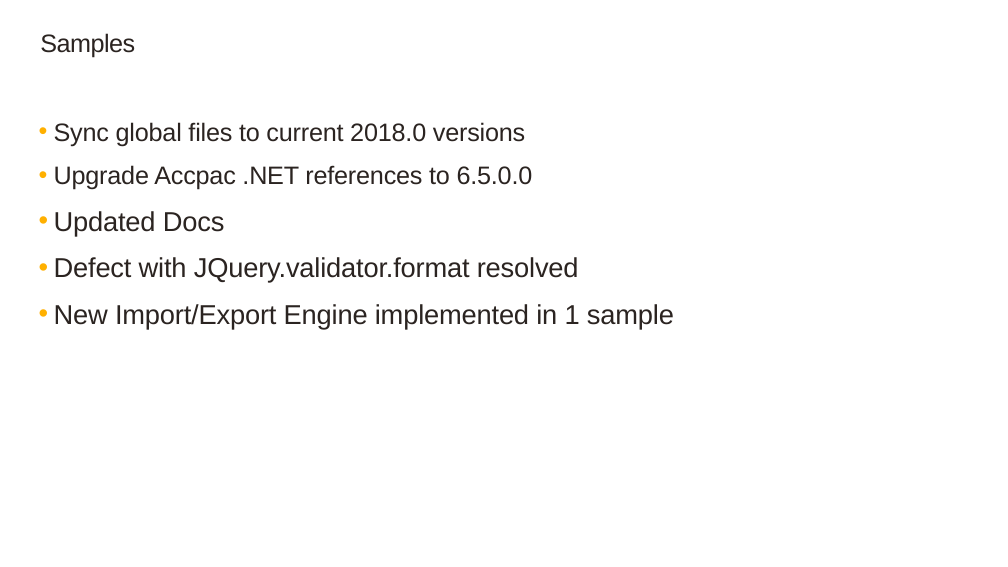
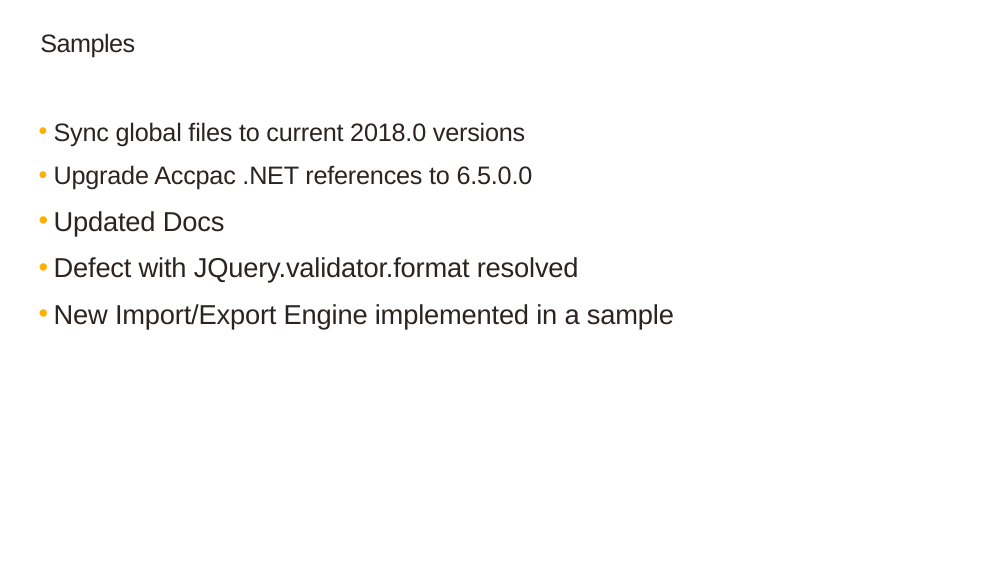
Before and after one commit to SageNADev/Sage300-SDK, a slide deck: slide 2 of docs/presentations/Sage300SDK_2018.0WebSDKOverview.pptx. Drawn at 1008x567 pixels with LibreOffice and Linux fonts; fonts in the diff are those of the drawing; background and template pictures are left out. Boxes give left, top, right and bottom in pixels: in the first picture for what was removed or moved away, otherwise in the second. Text is boxed around its words. In the diff, an @@ line names an element or a change of style, - is before the commit and + after.

Commit message:
Updated for 2018

```diff
--- a/docs/presentations/Sage300SDK_2018.0WebSDKOverview.pptx
+++ b/docs/presentations/Sage300SDK_2018.0WebSDKOverview.pptx
@@ text at box(54, 304, 674, 328): text changed @@
-  • New Import/Export Engine implemented in 1 sample
+  • New Import/Export Engine implemented in a sample
```
Also in this commit, not shown: 2 other slides changed, 1 slide removed.
